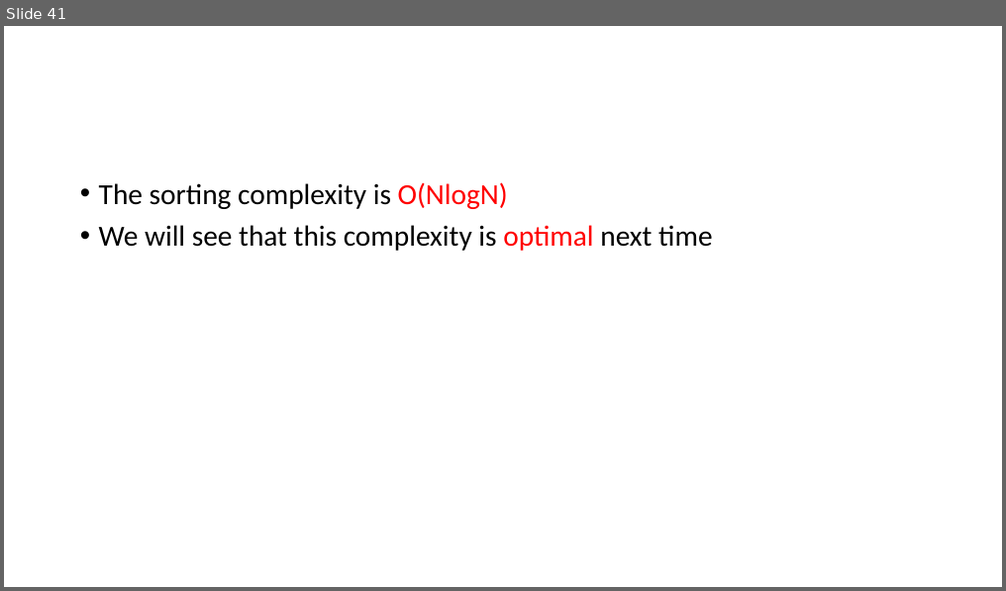
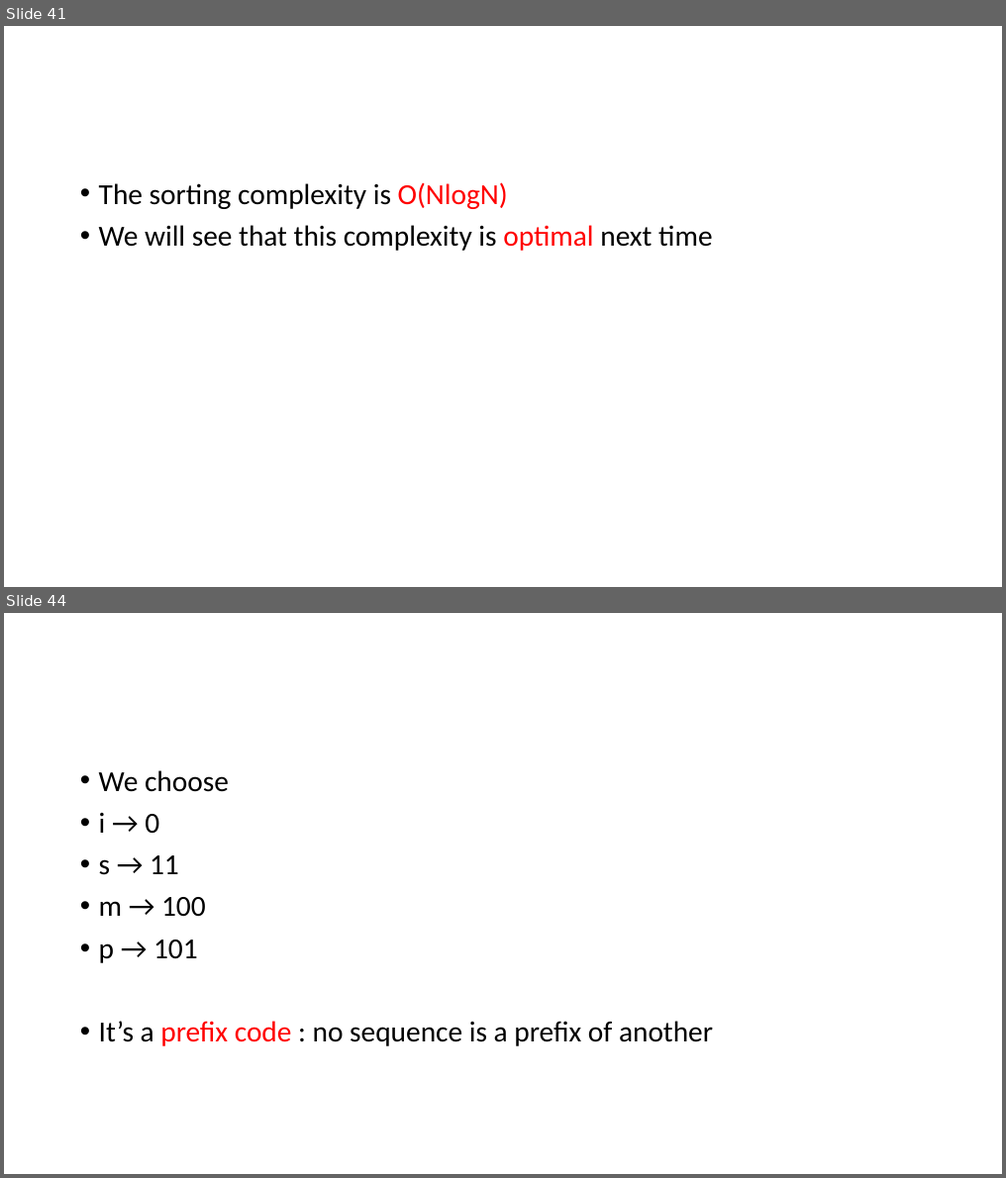
Before and after one commit to kwea123/cpp_data_algo, a slide deck: 4.pptx. Shown one above the other, each under a label of ours: slide 41 before the commit, slides 41 and 44 after it; the slides between them are not shown. The pictures are 1006x591 and 1006x1178 pixels, drawn with LibreOffice and Linux fonts; fonts in the diff are those of the drawing. Boxes give left, top, right and bottom in pixels: in the first picture for what was removed or moved away, otherwise in the second. Text is boxed around its words. In the diff, an @@ line names an element or a change of style, - is before the commit and + after.

```diff
--- a/4.pptx
+++ b/4.pptx
@@ slide 44 added at <box>4,613,1002,1174</box>, background #FFFFFF @@
@@ text added at <box>99,770,713,1047</box>, 28 pt, text #000000 @@
+• We choose
+• i → 0
+• s → 11
+• m → 100
+• p → 101
+• It’s a prefix code : no sequence is a prefix of another
```
Also in this commit, not shown: 1 slide changed, 11 other slides added, 4 other files.
